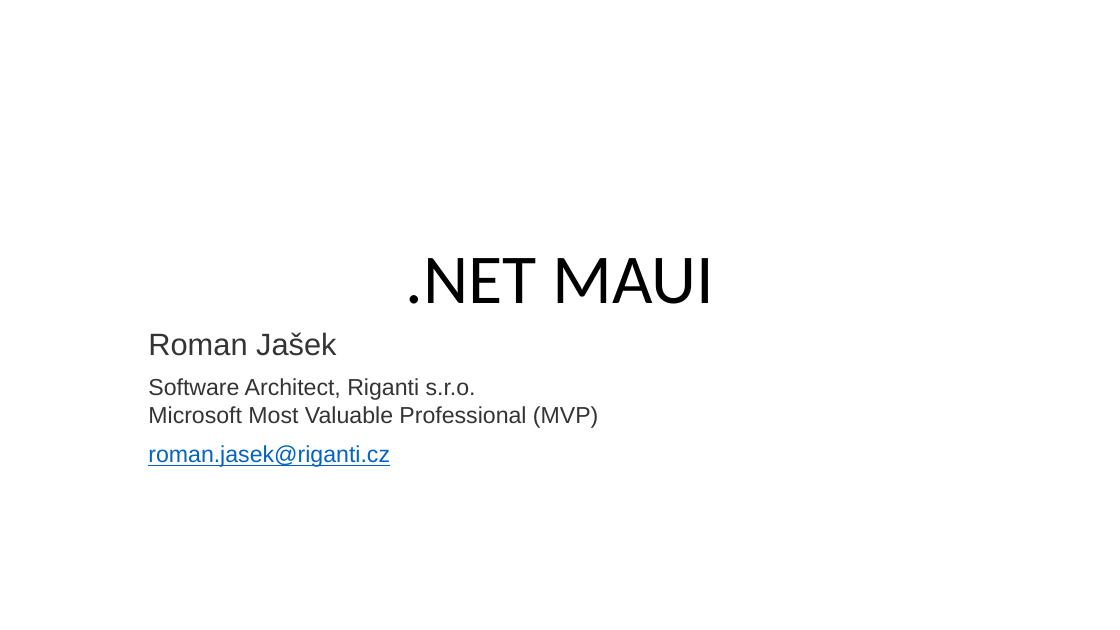
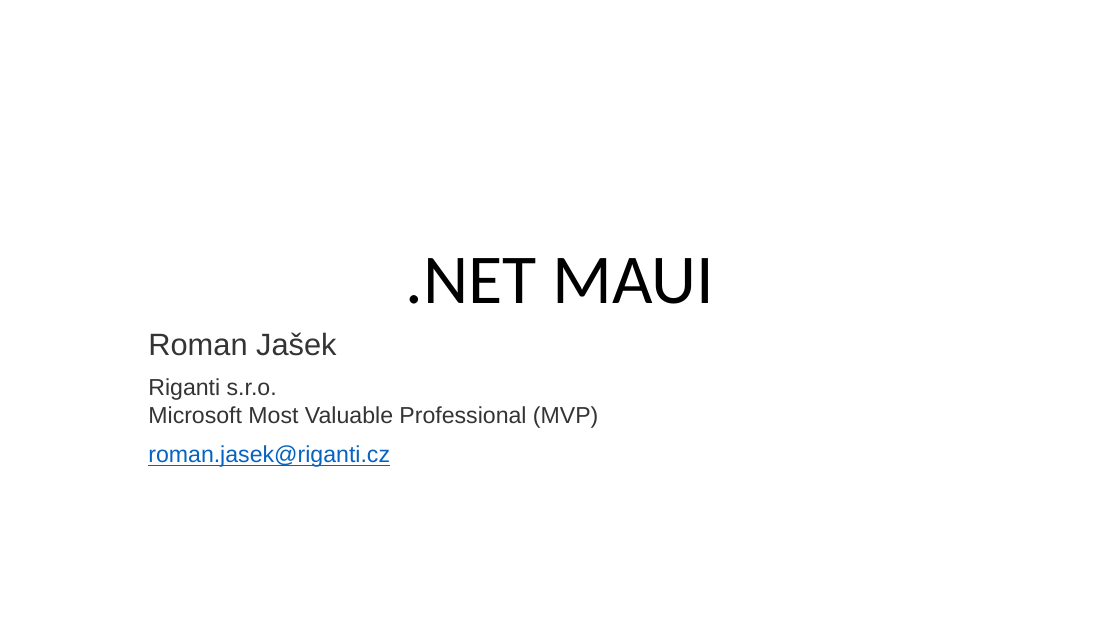
Before and after one commit to jasho/pv239-maui, a slide deck: slide 1 of Lecture/PV239-NET-MAUI.pptx. Drawn at 1120x630 pixels with LibreOffice and Linux fonts; fonts in the diff are those of the drawing. Boxes give left, top, right and bottom in pixels: in the first picture for what was removed or moved away, otherwise in the second. Text is boxed around its words. In the diff, an @@ line names an element or a change of style, - is before the commit and + after.

```diff
--- a/Lecture/PV239-NET-MAUI.pptx
+++ b/Lecture/PV239-NET-MAUI.pptx
@@ subtitle at (x1=148, y1=378, x2=598, y2=428): text changed @@
-Software Architect, Riganti s.r.o.
-Microsoft Most Valuable Professional (MVP)
+Riganti s.r.o.
+Microsoft Most Valuable Professional (MVP)
```
Also in this commit, not shown: 11 other slides changed, 1 slide added, 8 slides removed.
